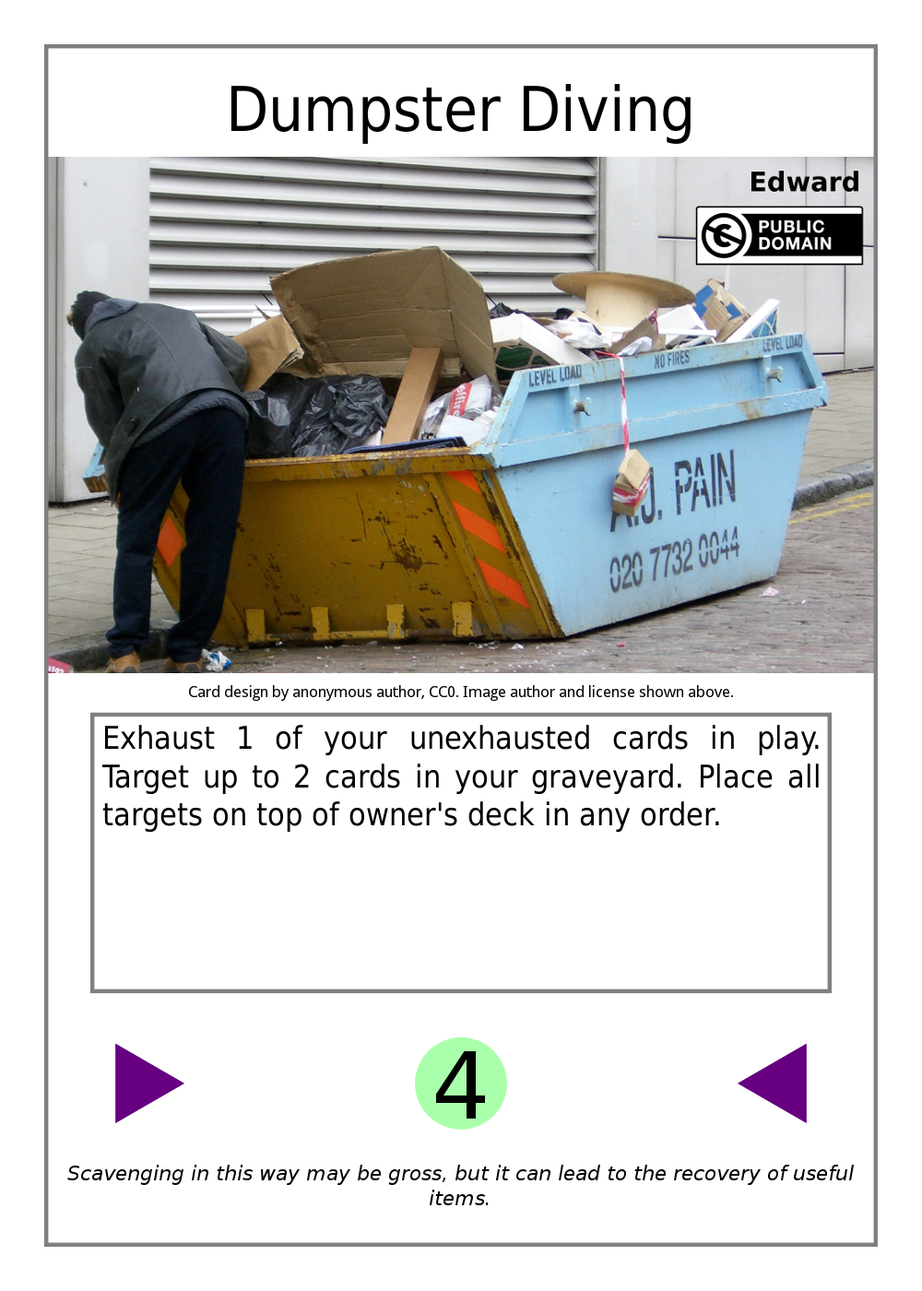
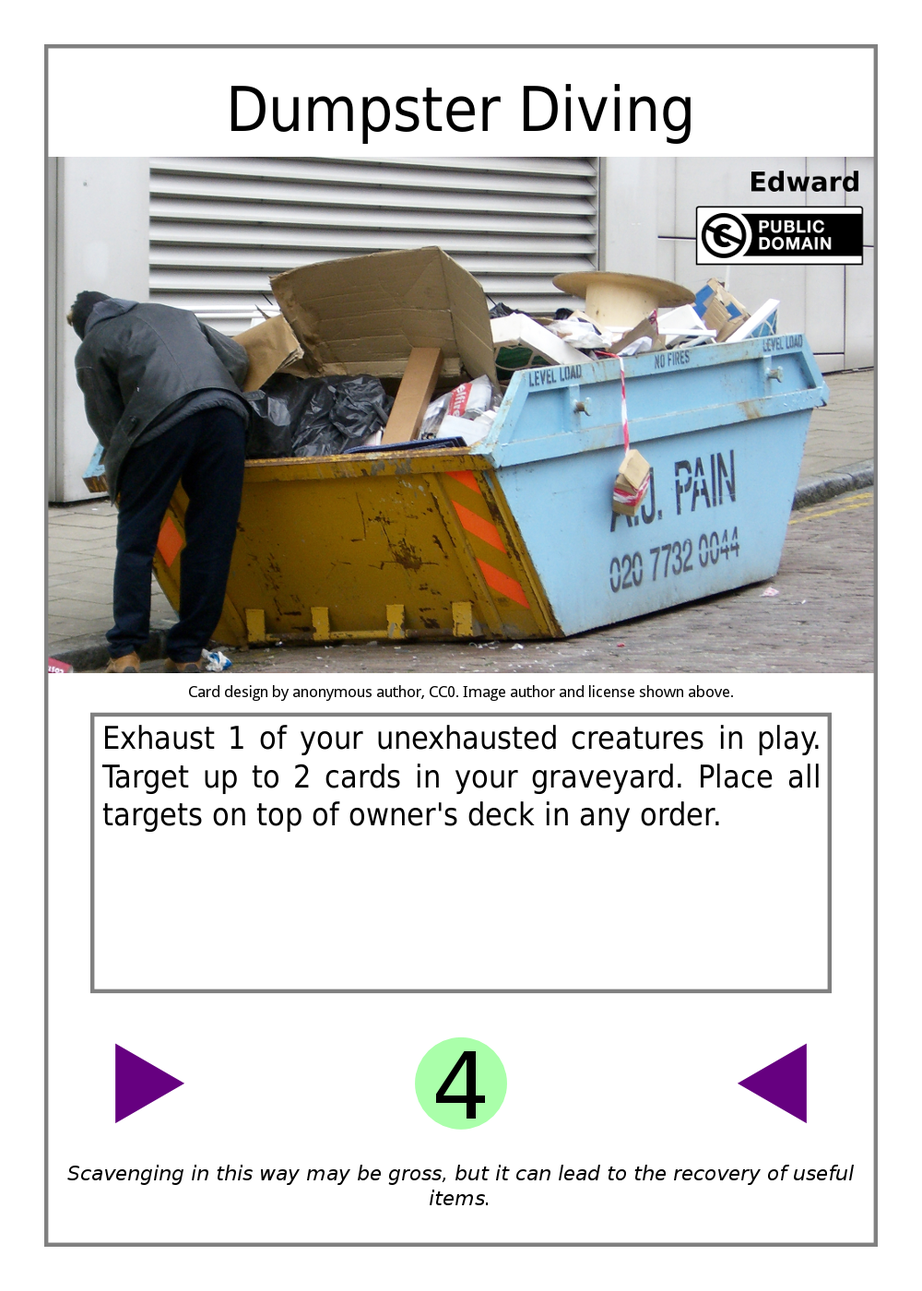
Layers edited between the first and the second w=922, h=1291 image:
painted on "Effect Text" over [230, 725, 743, 757]
